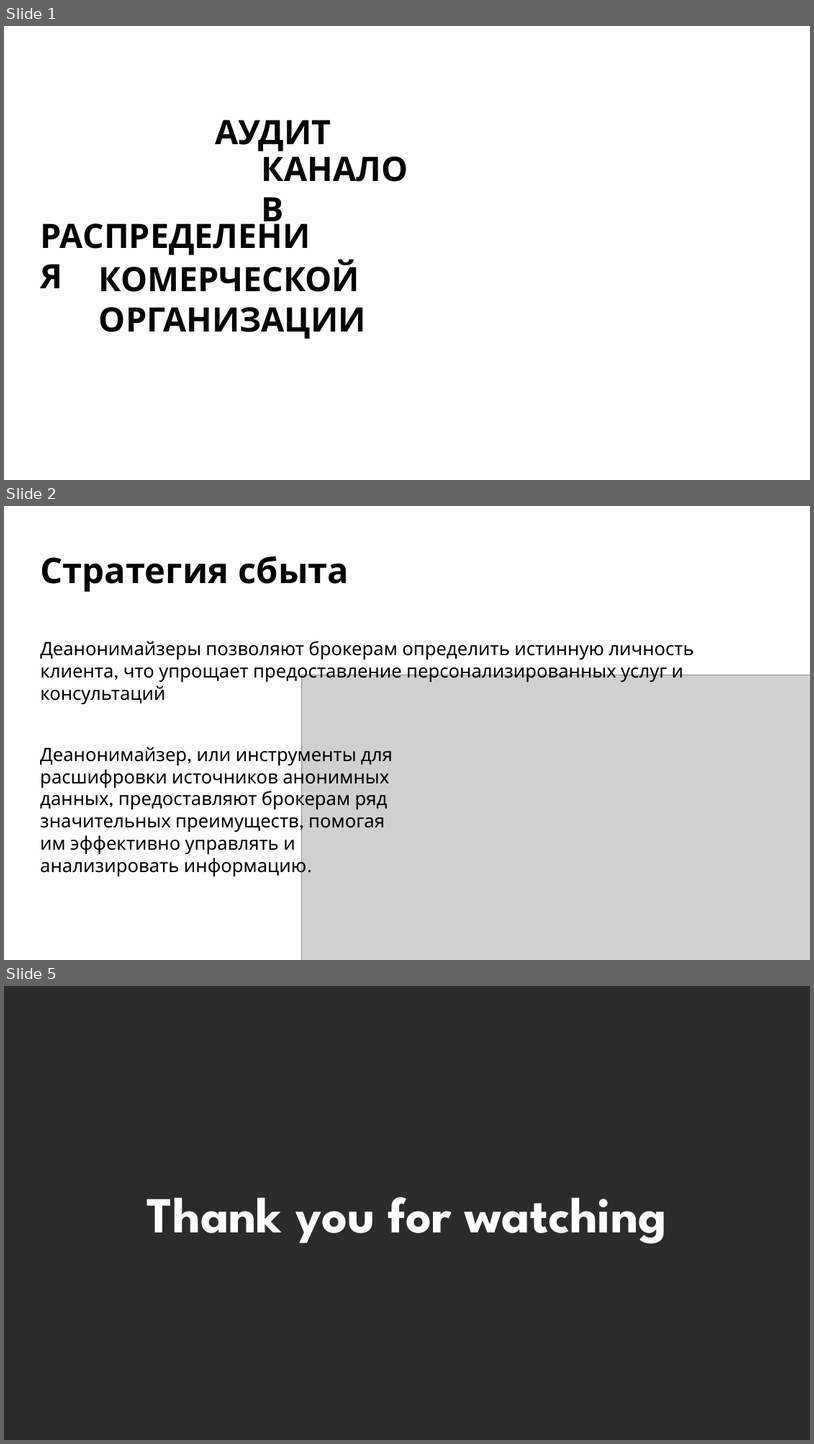
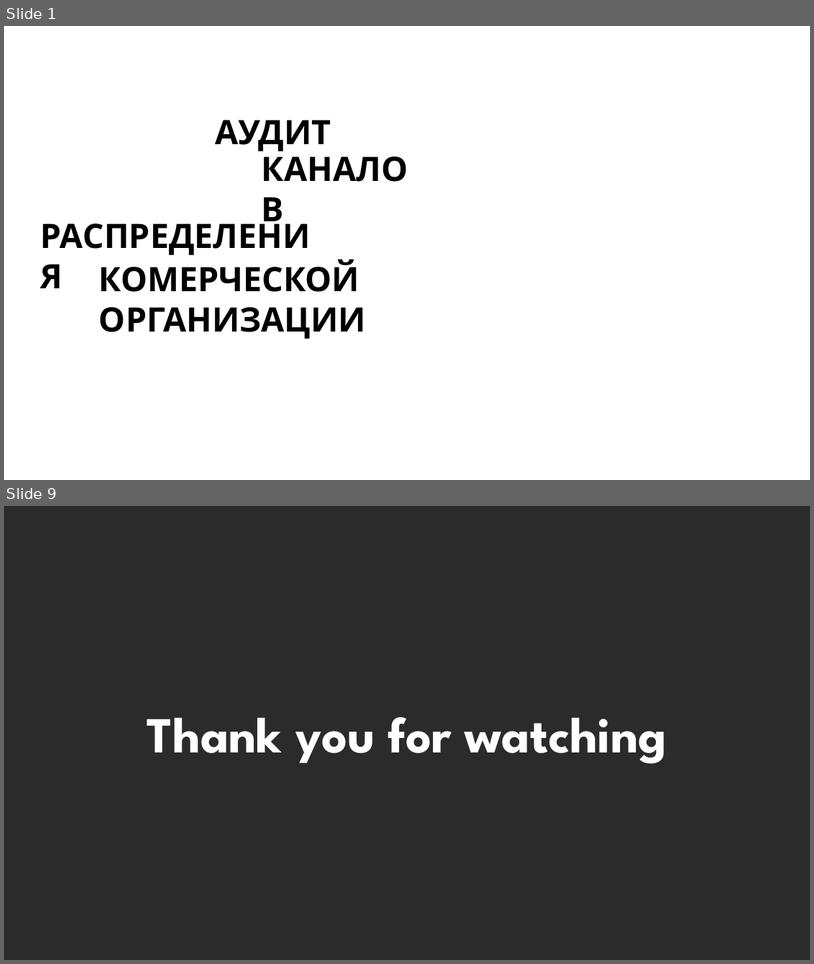
Before and after one commit to kharbacheuski/BSUIR_LABS, a slide deck: 5_term/МППиУ/SOFT_FX_PRES_5.pptx. Shown one above the other, each under a label of ours: slides 1, 2 and 5 before the commit, slides 1 and 9 after it; the slides between them are not shown. The pictures are 814x1444 and 814x964 pixels, drawn with LibreOffice and Linux fonts; fonts in the diff are those of the drawing; grey boxes stand for pictures; background and template pictures are left out; a plain dark background stands for a picture behind light text. Boxes give left, top, right and bottom in pixels: in the first picture for what was removed or moved away, otherwise in the second. Text is boxed around its words. In the diff, an @@ line names an element or a change of style, - is before the commit and + after.

```diff
--- a/5_term/МППиУ/SOFT_FX_PRES_5.pptx
+++ b/5_term/МППиУ/SOFT_FX_PRES_5.pptx
@@ slide 2 removed at (x1=4, y1=506, x2=810, y2=960), background #FFFFFF @@
@@ text removed at (x1=40, y1=556, x2=349, y2=592) @@
-Стратегия сбыта
@@ text removed at (x1=40, y1=641, x2=694, y2=704) @@
-Деанонимайзеры позволяют брокерам определить истинную личность клиента, что упрощает предоставление персонализированных услуг и консультаций
@@ picture removed at (x1=301, y1=674, x2=810, y2=960) @@
@@ text removed at (x1=40, y1=744, x2=393, y2=877) @@
-Деанонимайзер, или инструменты для расшифровки источников анонимных данных, предоставляют брокерам ряд значительных преимуществ, помогая им эффективно управлять и анализировать информацию.
@@ what was slide 5 is now slide 9 @@
```
Also in this commit, not shown: 7 slides added, 2 other slides removed, 1 other file.
